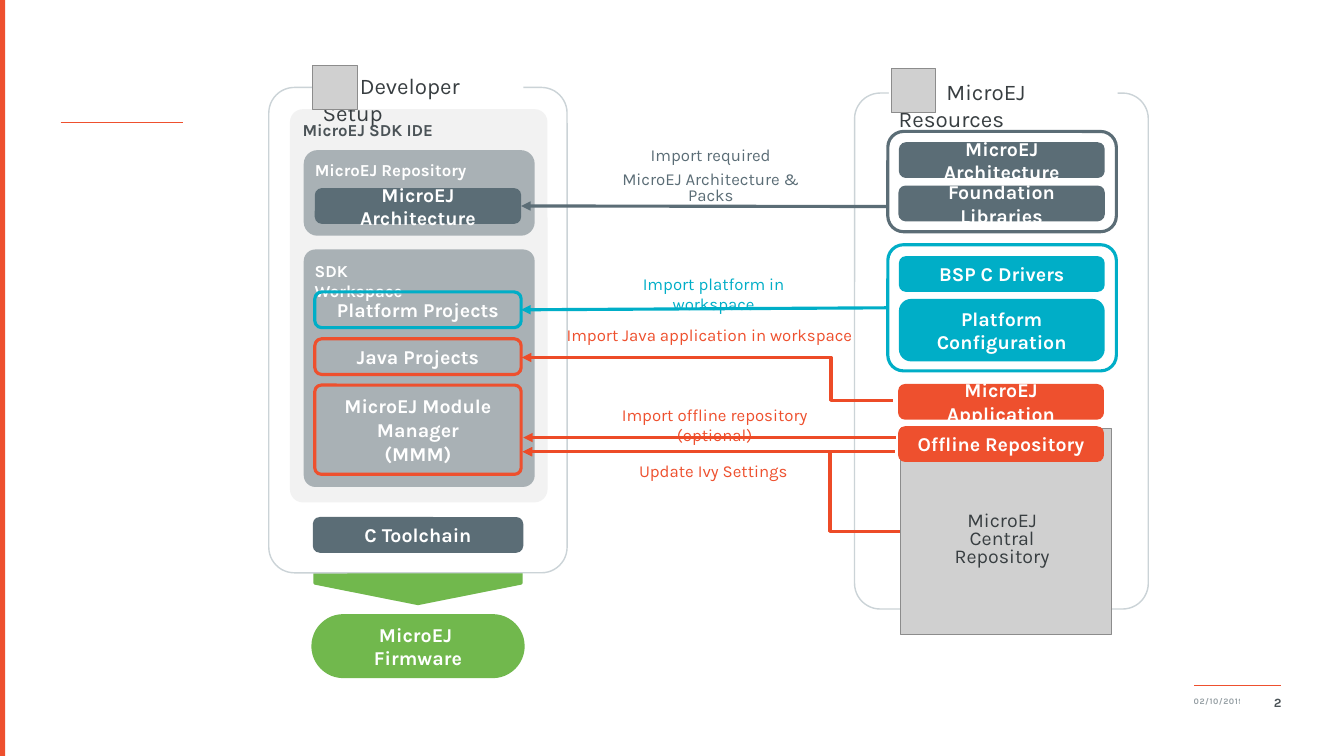
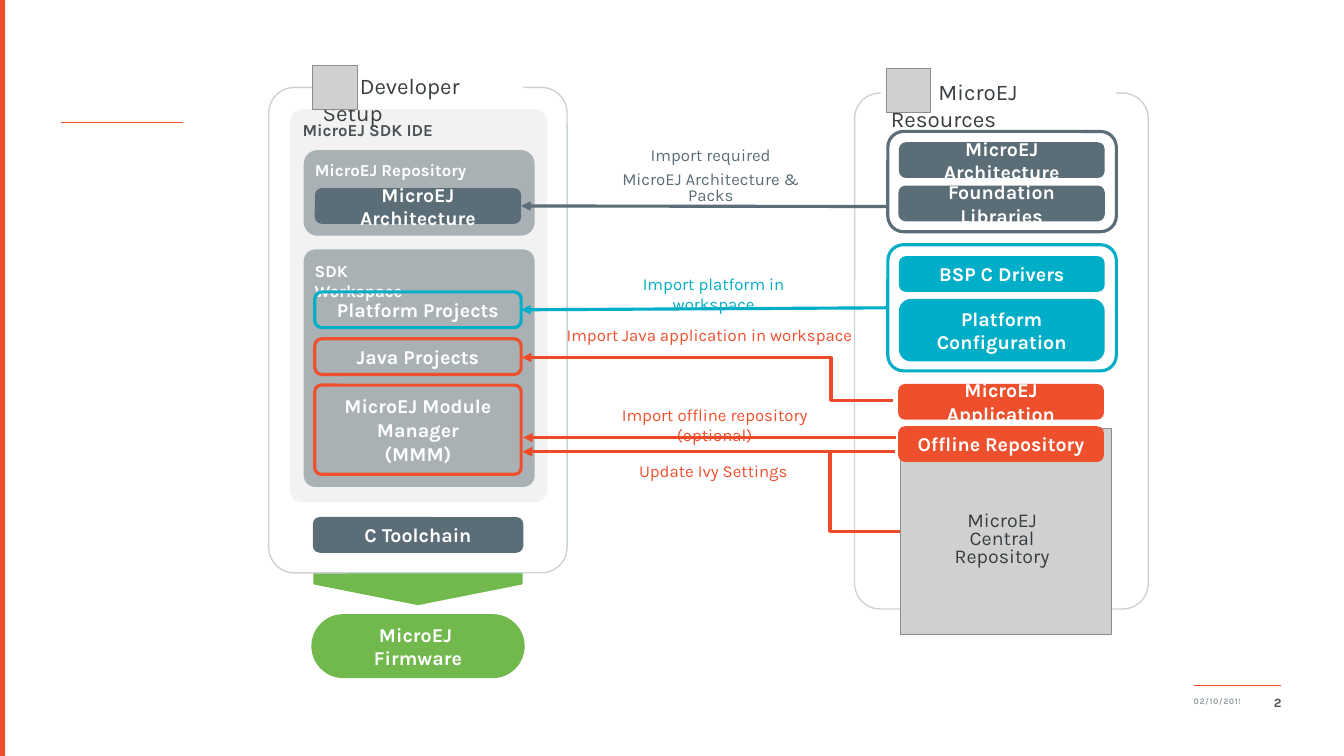
Before and after one commit to MicroEJ/docs, a slide deck: slide 1 of Tutorials/images/qa_resources-v3.pptx. Drawn at 1344x756 pixels with LibreOffice and Linux fonts; fonts in the diff are those of the drawing; grey boxes stand for pictures; background and template pictures are left out. Boxes give left, top, right and bottom in pixels: in the first picture for what was removed or moved away, otherwise in the second. Text is boxed around its words. In the diff, an @@ line names an element or a change of style, - is before the commit and + after.

```diff
--- a/Tutorials/images/qa_resources-v3.pptx
+++ b/Tutorials/images/qa_resources-v3.pptx
@@ text "MicroEJ Resources": place and size @@
-text "MicroEJ Resources" at (899, 84, 1025, 133)
+text "MicroEJ Resources" at (891, 84, 1017, 133)
@@ picture: place and size @@
-picture at (891, 69, 936, 113)
+picture at (886, 69, 931, 113)
```
Also in this commit, not shown: 2 other files.
